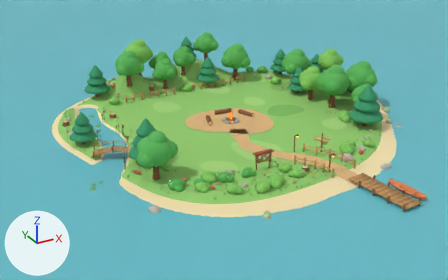
A saved change to the glTF model models/stage/campground.glb.
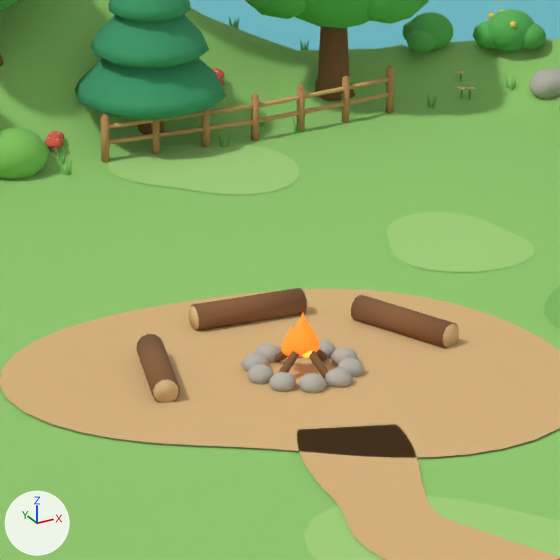
Each version appears first whole from a camera (50 mm lens) standing at (-28.14, -49.75, 23.28) and looking at (-1.7, -1.67, -0.76), and next in a close-up on the part from 41% to 60% of the width and 23% to 53% of the height. Arrows for +X, +Y and +Z are at lower left; the lights stay in place. The last two pictures show the newer version. Where no turn or scale is listed for an object, it has been applied to the vertices. Vertices at exactly the same position are counted once.
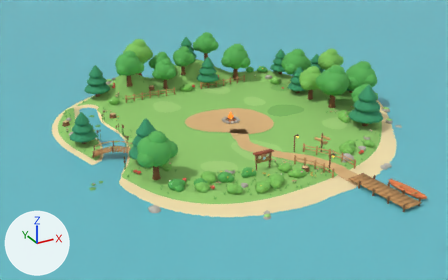
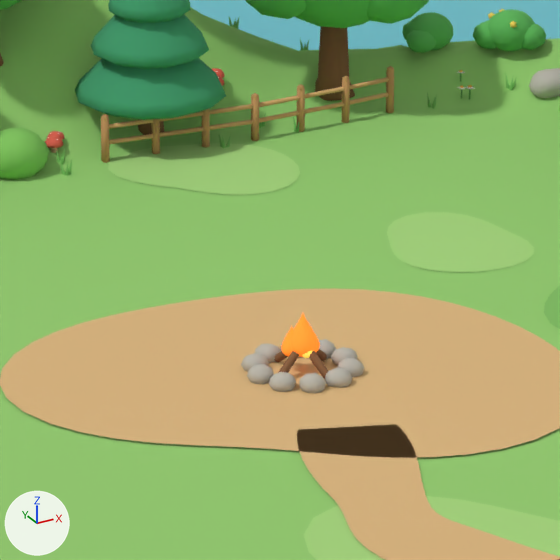
Edits to the scene script, one JSON object a line:
```json
{"block": "me_mesh_0", "where": "# used by ob_mesh_0; location = (0.46, -3.26, 1.59)"}
{"op": "remove", "block": "me_mesh_0", "code": "me_mesh_0.from_pydata(...)  # 2832 vertices, 4964 faces; spans x -15.4..15.4, y -18.0..18.0, z -2.2..2.2"}
{"op": "add", "block": "me_mesh_0", "code": "me_mesh_0.from_pydata(...)  # 2760 vertices, 4832 faces; spans x -15.4..15.4, y -18.0..18.0, z -2.2..2.2"}
{"block": "me_mesh_0", "change": "me_mesh_0 part 1: the loose piece of 24 vertices spanning x 1.2..2.2, y 3.0..4.8, z -1.3..-0.9 is deleted"}
{"block": "me_mesh_0", "change": "me_mesh_0 part 2: the loose piece of 24 vertices spanning x -3.0..-2.0, y 3.1..4.9, z -1.3..-0.9 is deleted"}
{"block": "me_mesh_0", "change": "me_mesh_0 part 3: the loose piece of 24 vertices spanning x -1.1..0.8, y 5.2..5.8, z -1.3..-0.9 is deleted"}
{"block": "me_mesh_0", "change": "other edits to the shape of me_mesh_0 do not show in these pictures"}
{"block": "me_mesh_17", "where": "# used by ob_mesh_17; location = (-2.41, -0.17, 1.0)"}
{"op": "remove", "block": "me_mesh_17", "code": "me_mesh_17.from_pydata(...)  # 544 vertices, 968 faces; spans x -12.4..12.4, y -12.7..12.7, z -0.7..0.7"}
{"op": "add", "block": "me_mesh_17", "code": "me_mesh_17.from_pydata(...)  # 400 vertices, 704 faces; spans x -12.4..12.4, y -12.7..12.7, z -0.7..0.7"}
{"block": "me_mesh_17", "change": "me_mesh_17 part 4: 6 loose pieces with 144 vertices, spanning x -0.1..5.0, y -0.1..2.7, z -0.7..-0.3, are deleted"}
{"block": "me_mesh_17", "change": "other edits to the shape of me_mesh_17 do not show in these pictures"}
```

Pixel boxes [x1, y1, x2, y2] of what changed, in the close-ups (560 x 560 px):
```json
{"object": "Mesh_0", "change": "reshaped", "before": [0, 26, 459, 402], "after": [0, 26, 355, 378]}
{"object": "Mesh_17", "change": "reshaped", "before": [51, 148, 459, 403], "after": [51, 148, 58, 153], "on screen": "mostly hidden afterwards"}
{"part": 1, "of": "me_mesh_0", "change": "deleted", "before": [351, 295, 459, 348], "on screen": "brown"}
{"part": 2, "of": "me_mesh_0", "change": "deleted", "before": [136, 334, 180, 402], "on screen": "brown"}
{"part": 3, "of": "me_mesh_0", "change": "deleted", "before": [190, 288, 307, 331], "on screen": "brown"}
{"part": 4, "of": "me_mesh_17", "change": "deleted", "before": [153, 291, 459, 403]}
```
